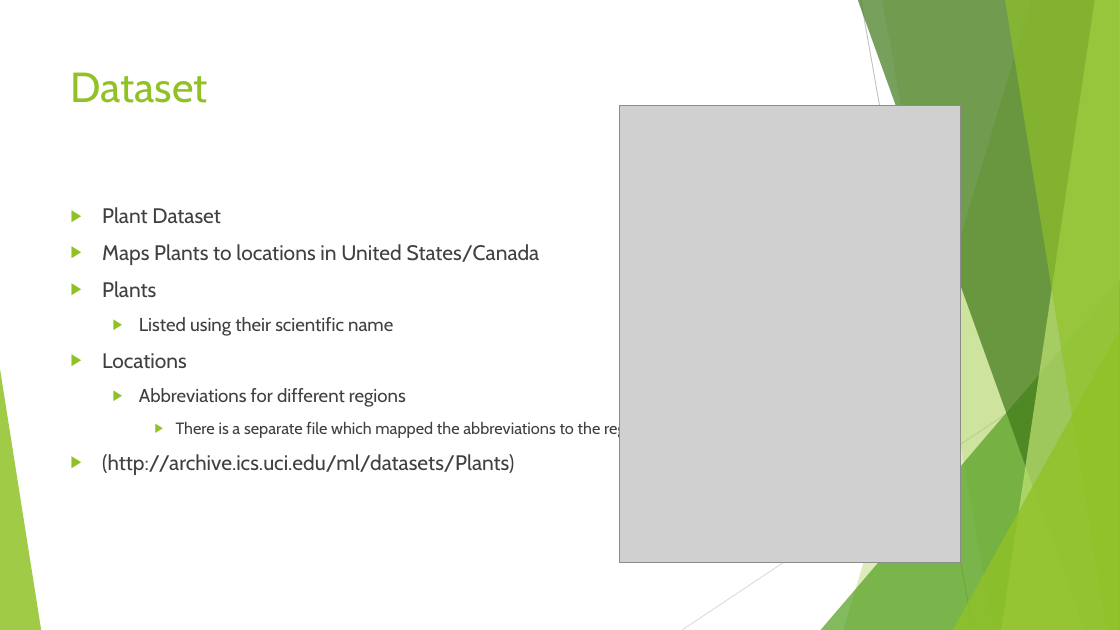
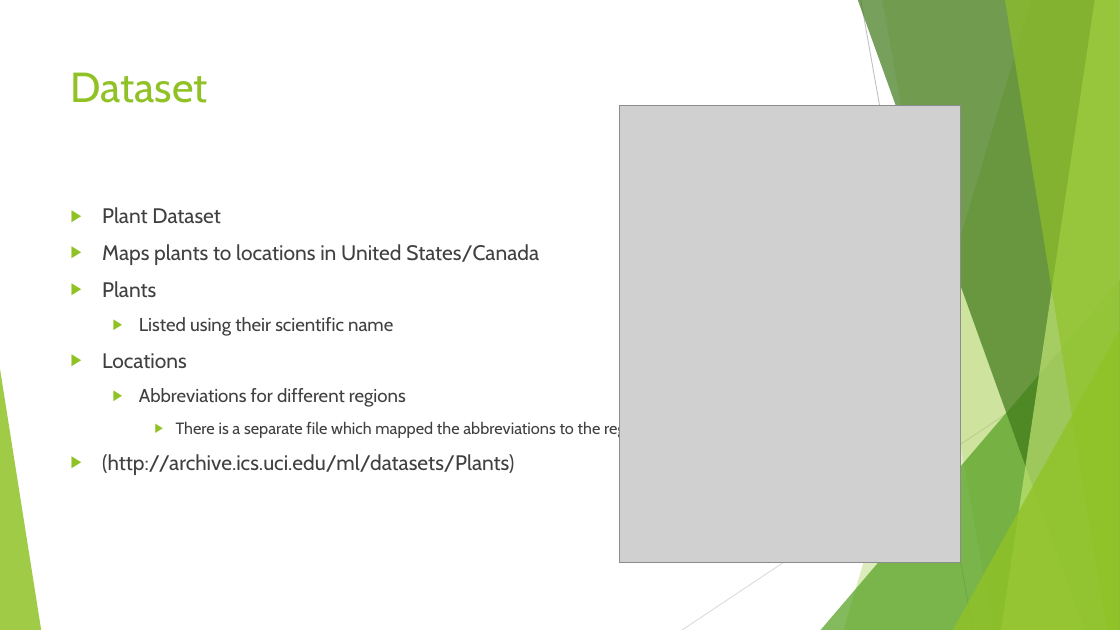
Before and after one commit to dombroskyk/CSCI620, a slide deck: slide 2 of Documentation/Group6_Phase2/final_presentation.pptx. Drawn at 1120x630 pixels with LibreOffice and Linux fonts; fonts in the diff are those of the drawing; grey boxes stand for pictures. Boxes give left, top, right and bottom in pixels: in the first picture for what was removed or moved away, otherwise in the second. Text is boxed around its words. In the diff, an @@ line names an element or a change of style, - is before the commit and + after.

```diff
--- a/Documentation/Group6_Phase2/final_presentation.pptx
+++ b/Documentation/Group6_Phase2/final_presentation.pptx
@@ text at (102,244,539,265): text changed @@
-▶ Maps Plants to locations in United States/Canada
+▶ Maps plants to locations in United States/Canada
```
Also in this commit, not shown: 3 other slides changed.
